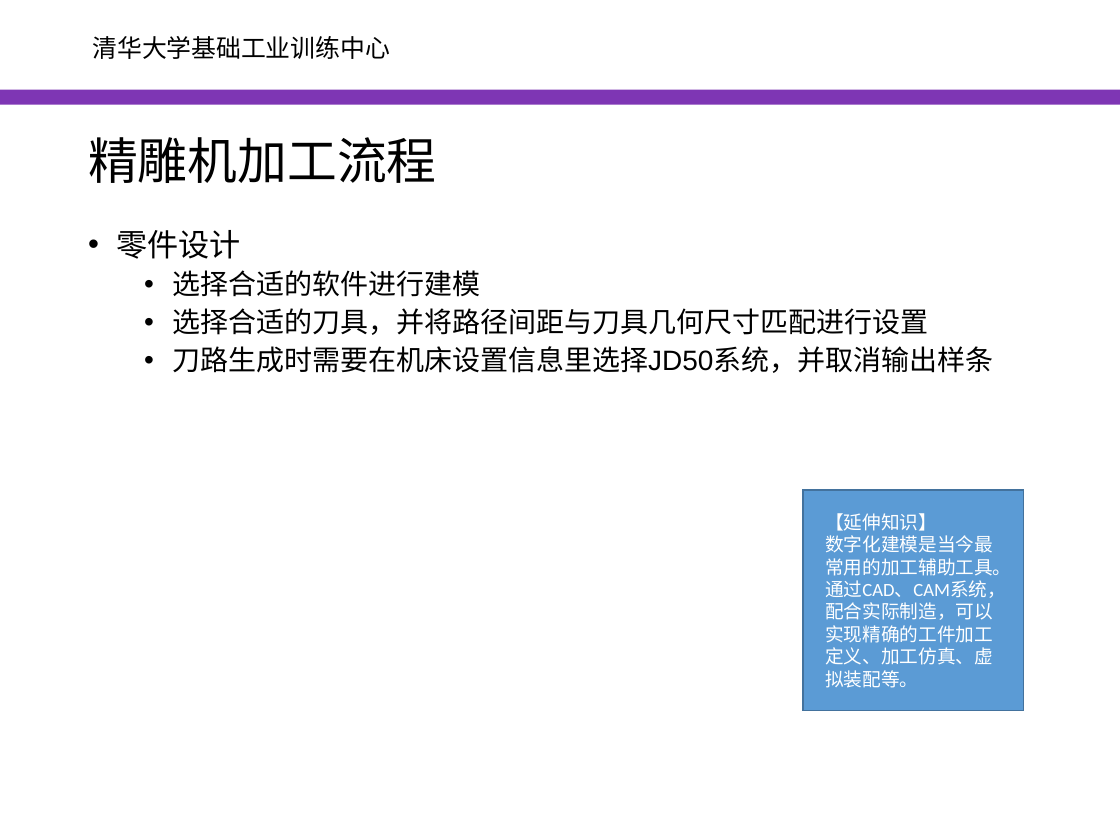
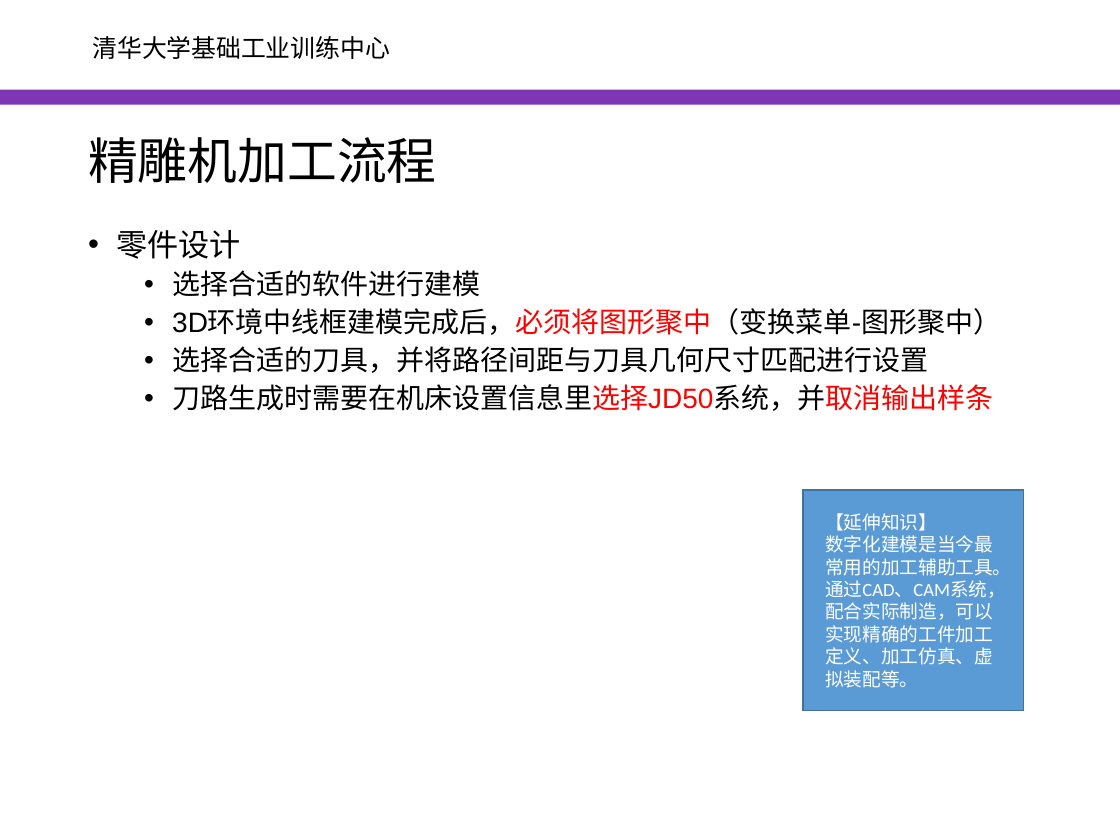
Before and after one commit to woodyme/i.center_my_workzone, a slide deck: slide 8 of 精雕实验室/精雕加工45分钟教案/精雕讲座教学大纲.pptx. Drawn at 1120x840 pixels with LibreOffice and Linux fonts; fonts in the diff are those of the drawing; background and template pictures are left out. Boxes give left, top, right and bottom in pixels: in the first picture for what was removed or moved away, otherwise in the second. Text is boxed around its words. In the diff, an @@ line names an element or a change of style, - is before the commit and + after.

Commit message:
update 创客项目方案，精雕工件设计等

```diff
--- a/精雕实验室/精雕加工45分钟教案/精雕讲座教学大纲.pptx
+++ b/精雕实验室/精雕加工45分钟教案/精雕讲座教学大纲.pptx
@@ text at (172,310,1001,335): paragraph added @@
+  • 3D环境中线框建模完成后，必须将图形聚中（变换菜单-图形聚中）
@@ text at (172,384,993,411): text colour #000000 to #FF0000 in "刀路生成时需要在机床设置信息里选择JD50系统，并取消输出样条" @@
```
Also in this commit, not shown: 46 other files.
